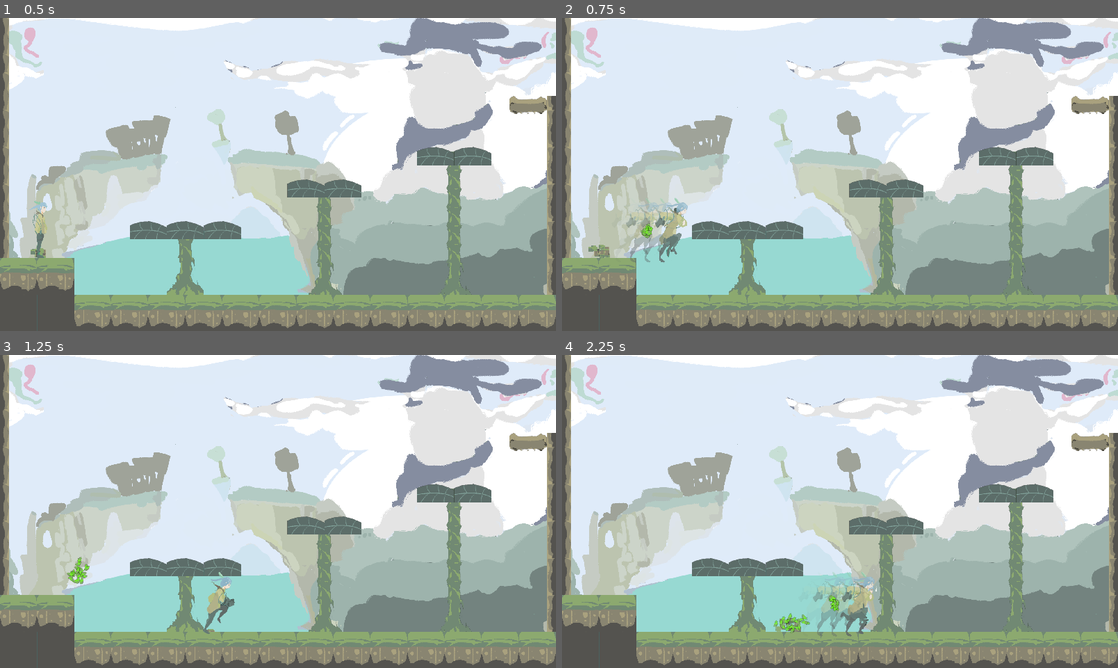
Above: before the commit, frames 1-4 (two rows, left to right).
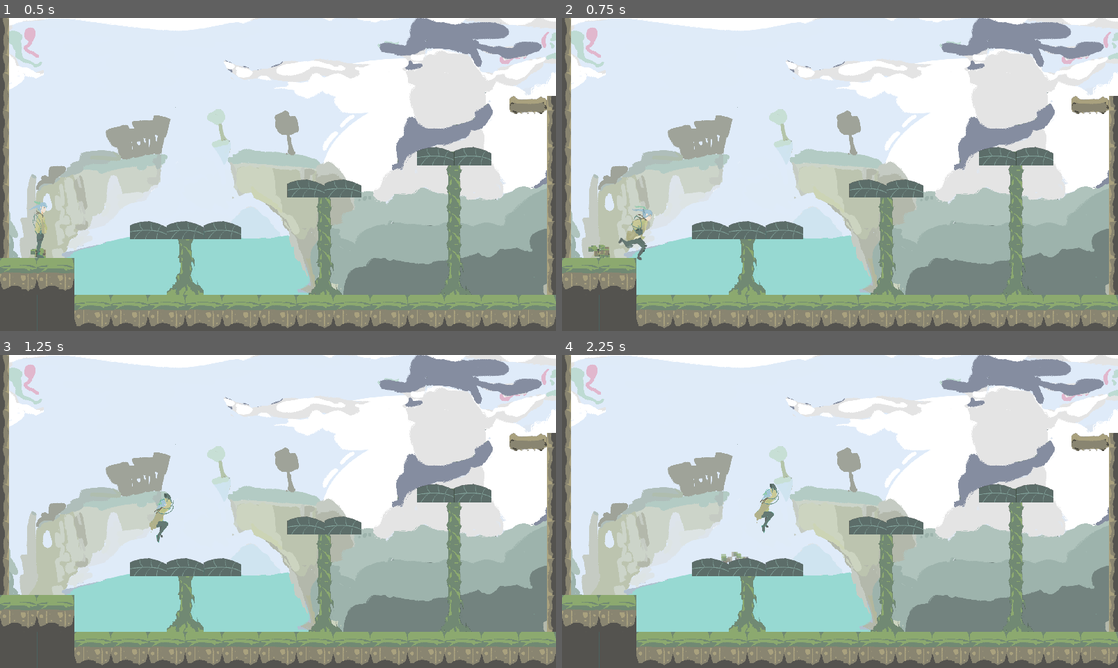
Above: after the commit, the same moments.

Repository: carterw11/lojam2023
Game: Godot game, scene res://Levels/Level1.tscn
Two runs of this game, one before a commit and one after it. Both use one fixed random seed, a clock stepped at 60 frames per second and the inputs below.
Inputs (mouse positions are in pixels of both pictures, inside the frame that each line leads up to):
- Up to frame 1 (0.5 s): no input
- Up to frame 2 (0.75 s): tap Enter at 0.5 s; move the mouse to (962, 158) at 0.52 s; hold D (right) from 0.53 s (still down); tap Shift (dash) at 0.6 s
- Up to frame 3 (1.25 s): keep holding D (right); tap Space (jump) at 0.77 s
- Up to frame 4 (2.25 s): move the mouse to (728, 527) at 1.27 s; release D (right) at 1.28 s; hold S (down) 1.28-2.03 s; click (728, 527) at 1.35 s; tap Space (jump) at 1.52 s; tap Shift (dash) at 1.55, 2.1 s; move the mouse to (895, 442) at 2.02 s; hold D (right) from 2.03 s (still down)

Frame 1 is identical in both runs. In frame 2, 1.3% of the frame differs, in the area x 10-23%, y 57-79%; in frame 3, 0.9%; in frame 4, 1.7%, in the area x 28-57%, y 41-90%.

Commit message:
Redid death and running grapple animations

Diff:
--- a/Levels/Level1.tscn
+++ b/Levels/Level1.tscn
@@ -20,6 +20,9 @@
 visibility_layer = 2
 z_index = 2
 position = Vector2(138, 691)
+doubleJumpUnlocked = false
+dashUnlocked = false
+whipUnlocked = false
 
 [node name="Portal" parent="." instance=ExtResource("4_j1bfm")]
 position = Vector2(-13, 83)
--- a/Player/player.gd
+++ b/Player/player.gd
@@ -131,7 +131,7 @@
 		if abs(inputDirection.x) > 0.35:
 			# Moves character
 			velocity.x = ((inputDirection.x/abs(inputDirection.x)) * moveSpeed) + (grappleMomentumDirection.x * grappleMomentum)
-			if(is_on_floor()):
+			if(is_on_floor() and !isAttacking):
 				sprite.play("Run")
 		else:
 			# Prevents momentum, still feels a little weird when grappling
@@ -231,6 +231,12 @@
 
 # Die
 func death():
+	isAttacking = false
+	velocity.x = 0
+	sprite.stop()
+	sprite.play("Death")
+	sprite.position.y += 70
+	sprite.rotation_degrees = 90
 	playerHasControl = false
 	deathTimer.start()
 
--- a/Player/player.tscn
+++ b/Player/player.tscn
@@ -148,7 +148,7 @@
 
 [node name="Sprite2D" type="AnimatedSprite2D" parent="."]
 sprite_frames = SubResource("SpriteFrames_2kwap")
-animation = &"Dash"
+animation = &"Death"
 
 [node name="CollisionShape2D" type="CollisionShape2D" parent="."]
 shape = SubResource("RectangleShape2D_mcp3o")
